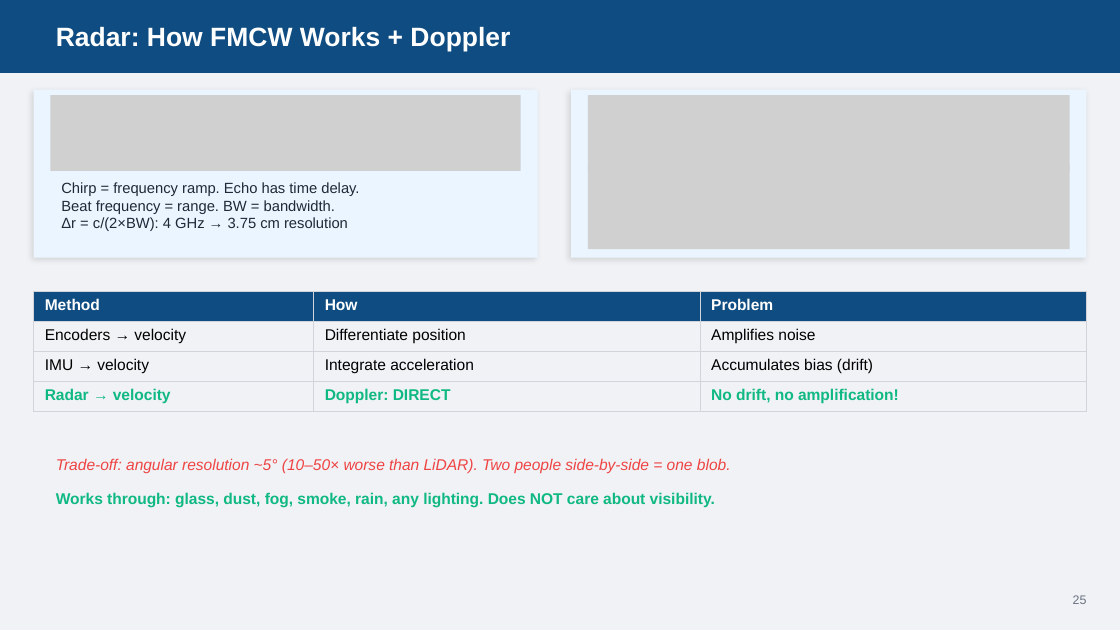
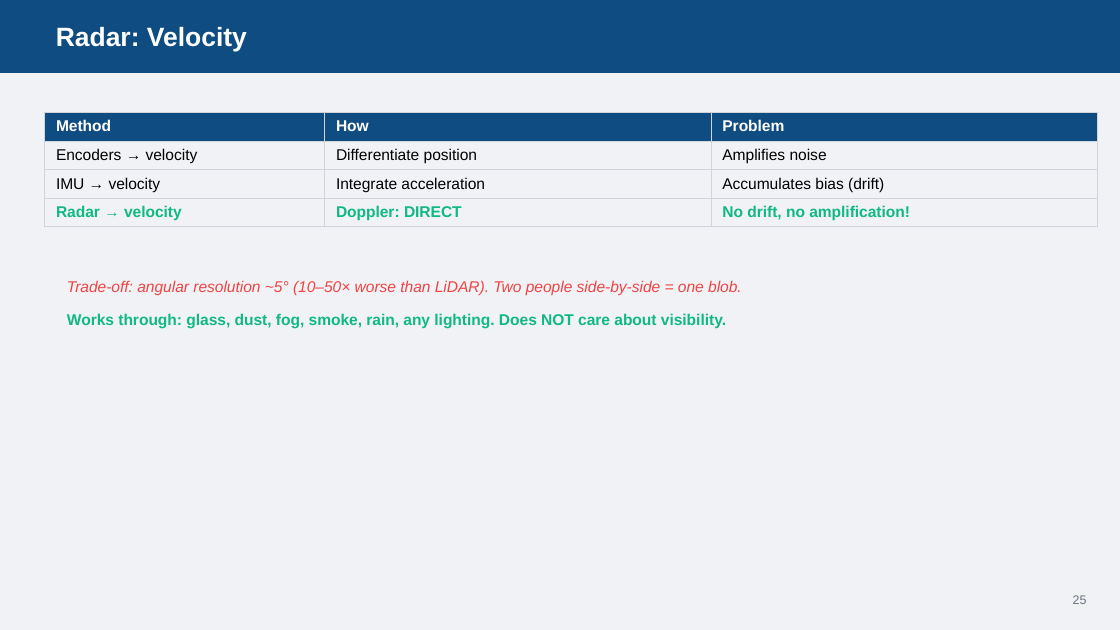
Before and after one commit to AbbadiAhmad/mobile_robots_course, a slide deck: slide 29 of Slides/Mod04/Mod04_Sensors.pptx (slide 28 before the commit). Drawn at 1120x630 pixels with LibreOffice and Linux fonts; fonts in the diff are those of the drawing; grey boxes stand for pictures. Boxes give left, top, right and bottom in pixels: in the first picture for what was removed or moved away, otherwise in the second. Text is boxed around its words. In the diff, an @@ line names an element or a change of style, - is before the commit and + after.

```diff
--- a/Slides/Mod04/Mod04_Sensors.pptx
+++ b/Slides/Mod04/Mod04_Sensors.pptx
@@ text at (56, 26, 247, 51): text changed @@
-Radar: How FMCW Works + Doppler
+Radar: Velocity
@@ rectangle removed at (34, 90, 538, 258) @@
@@ picture removed at (50, 95, 521, 171) @@
@@ rectangle removed at (571, 90, 1086, 258) @@
@@ picture removed at (588, 95, 1070, 171) @@
@@ picture removed at (588, 166, 1070, 250) @@
@@ text removed at (61, 182, 359, 231) @@
-Chirp = frequency ramp. Echo has time delay.
-Beat frequency = range. BW = bandwidth.
-Δr = c/(2×BW): 4 GHz → 3.75 cm resolution
@@ 2 texts, 1 table: place and size @@
-2 texts, 1 table at (34, 291, 1086, 507)
+2 texts, 1 table at (45, 112, 1098, 329)
```
Also in this commit, not shown: 15 other slides changed, 1 slide added, 2 other files.
